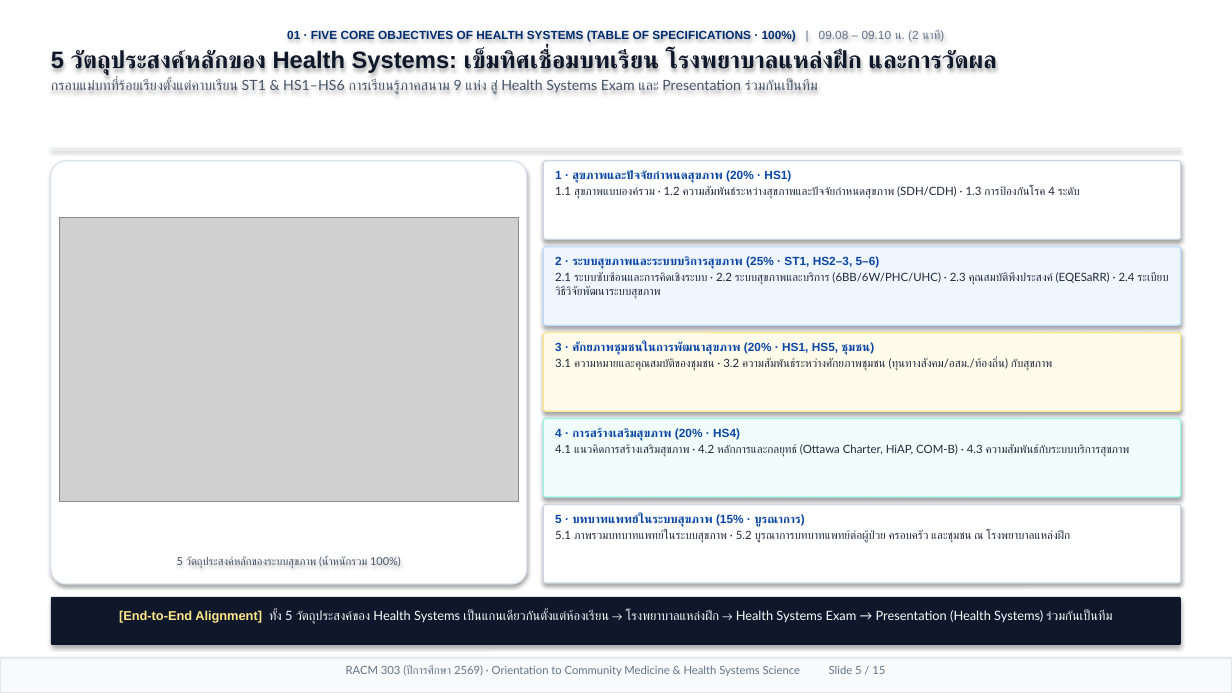
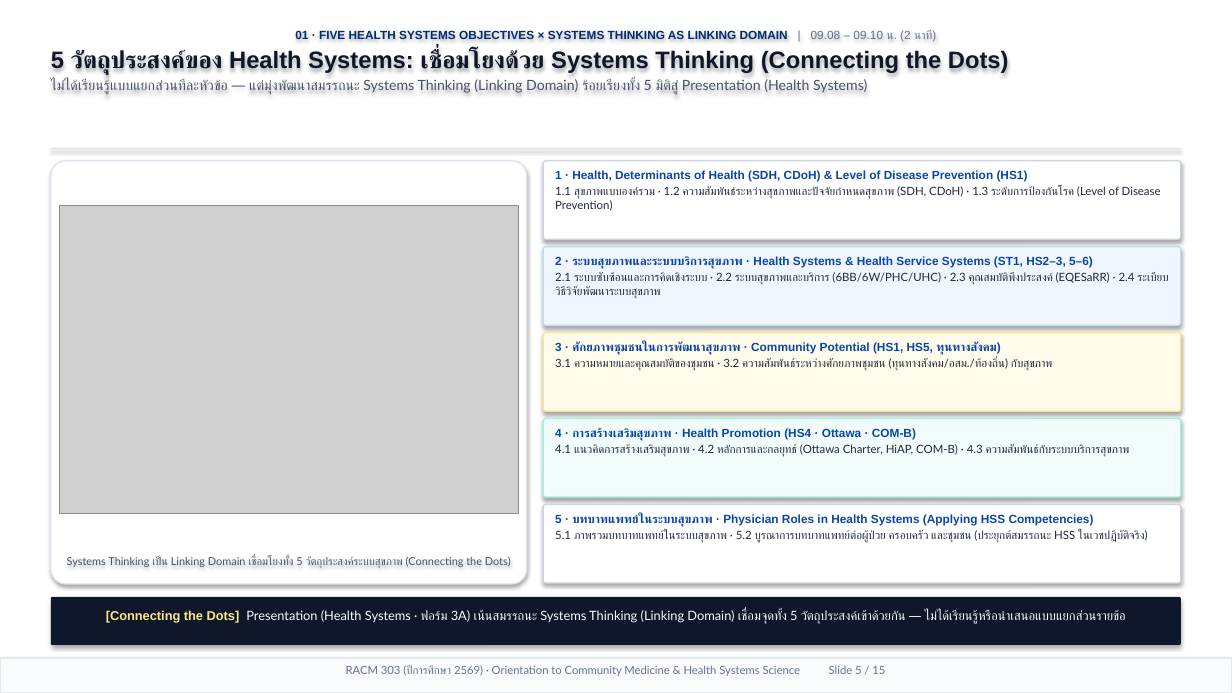
Before and after one commit to smartwoo/racm303-2569, a slide deck: slide 5 of exports/pptx/RACM303_2569_Orientation_Slides.pptx. Drawn at 1232x693 pixels with LibreOffice and Linux fonts; fonts in the diff are those of the drawing; grey boxes stand for pictures. Boxes give left, top, right and bottom in pixels: in the first picture for what was removed or moved away, otherwise in the second. Text is boxed around its words. In the diff, an @@ line names an element or a change of style, - is before the commit and + after.

Commit message:
feat(orientation): highlight Systems Thinking as Linking Domain connecting 5 HSS objectives (no % weights on Slide 05) & refine HSS terminology

```diff
--- a/exports/pptx/RACM303_2569_Orientation_Slides.pptx
+++ b/exports/pptx/RACM303_2569_Orientation_Slides.pptx
@@ text at bbox=[51, 30, 1009, 95]: text changed; bold off @@
-01 · FIVE CORE OBJECTIVES OF HEALTH SYSTEMS (TABLE OF SPECIFICATIONS · 100%) | 09.08 – 09.10 น. (2 นาที)
-5 วัตถุประสงค์หลักของ Health Systems: เข็มทิศเชื่อมบทเรียน โรงพยาบาลแหล่งฝึก และการวัดผล
-กรอบแม่บทที่ร้อยเรียงตั้งแต่คาบเรียน ST1 & HS1–HS6 การเรียนรู้ภาคสนาม 9 แห่ง สู่ Health Systems Exam และ Presentation ร่วมกันเป็นทีม
+01 · FIVE HEALTH SYSTEMS OBJECTIVES × SYSTEMS THINKING AS LINKING DOMAIN | 09.08 – 09.10 น. (2 นาที)
+5 วัตถุประสงค์ของ Health Systems: เชื่อมโยงด้วย Systems Thinking (Connecting the Dots)
+ไม่ได้เรียนรู้แบบแยกส่วนทีละหัวข้อ — แต่มุ่งพัฒนาสมรรถนะ Systems Thinking (Linking Domain) ร้อยเรียงทั้ง 5 มิติสู่ Presentation (Health Systems)
@@ text in rounded rectangle at bbox=[555, 170, 1161, 211]: text changed @@
-1 · สุขภาพและปัจจัยกำหนดสุขภาพ (20% · HS1)
-1.1 สุขภาพแบบองค์รวม · 1.2 ความสัมพันธ์ระหว่างสุขภาพและปัจจัยกำหนดสุขภาพ (SDH/CDH) · 1.3 การป้องกันโรค 4 ระดับ
+1 · Health, Determinants of Health (SDH, CDoH) & Level of Disease Prevention (HS1)
+1.1 สุขภาพแบบองค์รวม · 1.2 ความสัมพันธ์ระหว่างสุขภาพและปัจจัยกำหนดสุขภาพ (SDH, CDoH) · 1.3 ระดับการป้องกันโรค (Level of Disease Prevention)
@@ picture: place and size @@
-picture at bbox=[59, 217, 518, 501]
+picture at bbox=[59, 205, 518, 513]
@@ text in rounded rectangle at bbox=[555, 256, 1093, 269]: text changed @@
-2 · ระบบสุขภาพและระบบบริการสุขภาพ (25% · ST1, HS2–3, 5–6)
+2 · ระบบสุขภาพและระบบบริการสุขภาพ · Health Systems & Health Service Systems (ST1, HS2–3, 5–6)
@@ text in rounded rectangle at bbox=[555, 342, 1001, 355]: text changed @@
-3 · ศักยภาพชุมชนในการพัฒนาสุขภาพ (20% · HS1, HS5, ชุมชน)
+3 · ศักยภาพชุมชนในการพัฒนาสุขภาพ · Community Potential (HS1, HS5, ทุนทางสังคม)
@@ text in rounded rectangle at bbox=[555, 428, 916, 441]: text changed @@
-4 · การสร้างเสริมสุขภาพ (20% · HS4)
+4 · การสร้างเสริมสุขภาพ · Health Promotion (HS4 · Ottawa · COM-B)
@@ text in rounded rectangle at bbox=[555, 514, 1148, 543]: text changed @@
-5 · บทบาทแพทย์ในระบบสุขภาพ (15% · บูรณาการ)
-5.1 ภาพรวมบทบาทแพทย์ในระบบสุขภาพ · 5.2 บูรณาการบทบาทแพทย์ต่อผู้ป่วย ครอบครัว และชุมชน ณ โรงพยาบาลแหล่งฝึก
+5 · บทบาทแพทย์ในระบบสุขภาพ · Physician Roles in Health Systems (Applying HSS Competencies)
+5.1 ภาพรวมบทบาทแพทย์ในระบบสุขภาพ · 5.2 บูรณาการบทบาทแพทย์ต่อผู้ป่วย ครอบครัว และชุมชน (ประยุกต์สมรรถนะ HSS ในเวชปฏิบัติจริง)
@@ text at bbox=[67, 556, 511, 568]: text changed @@
-5 วัตถุประสงค์หลักของระบบสุขภาพ (น้ำหนักรวม 100%)
+Systems Thinking เป็น Linking Domain เชื่อมโยงทั้ง 5 วัตถุประสงค์ระบบสุขภาพ (Connecting the Dots)
@@ text in rounded rectangle at bbox=[106, 610, 1126, 624]: text changed @@
-[End-to-End Alignment] ทั้ง 5 วัตถุประสงค์ของ Health Systems เป็นแกนเดียวกันตั้งแต่ห้องเรียน → โรงพยาบาลแหล่งฝึก → Health Systems Exam → Presentation (Health Systems) ร่วมกันเป็นทีม
+[Connecting the Dots] Presentation (Health Systems · ฟอร์ม 3A) เน้นสมรรถนะ Systems Thinking (Linking Domain) เชื่อมจุดทั้ง 5 วัตถุประสงค์เข้าด้วยกัน — ไม่ได้เรียนรู้หรือนำเสนอแบบแยกส่วนรายข้อ
```
Also in this commit, not shown: 6 other slides changed, 5 other files.
